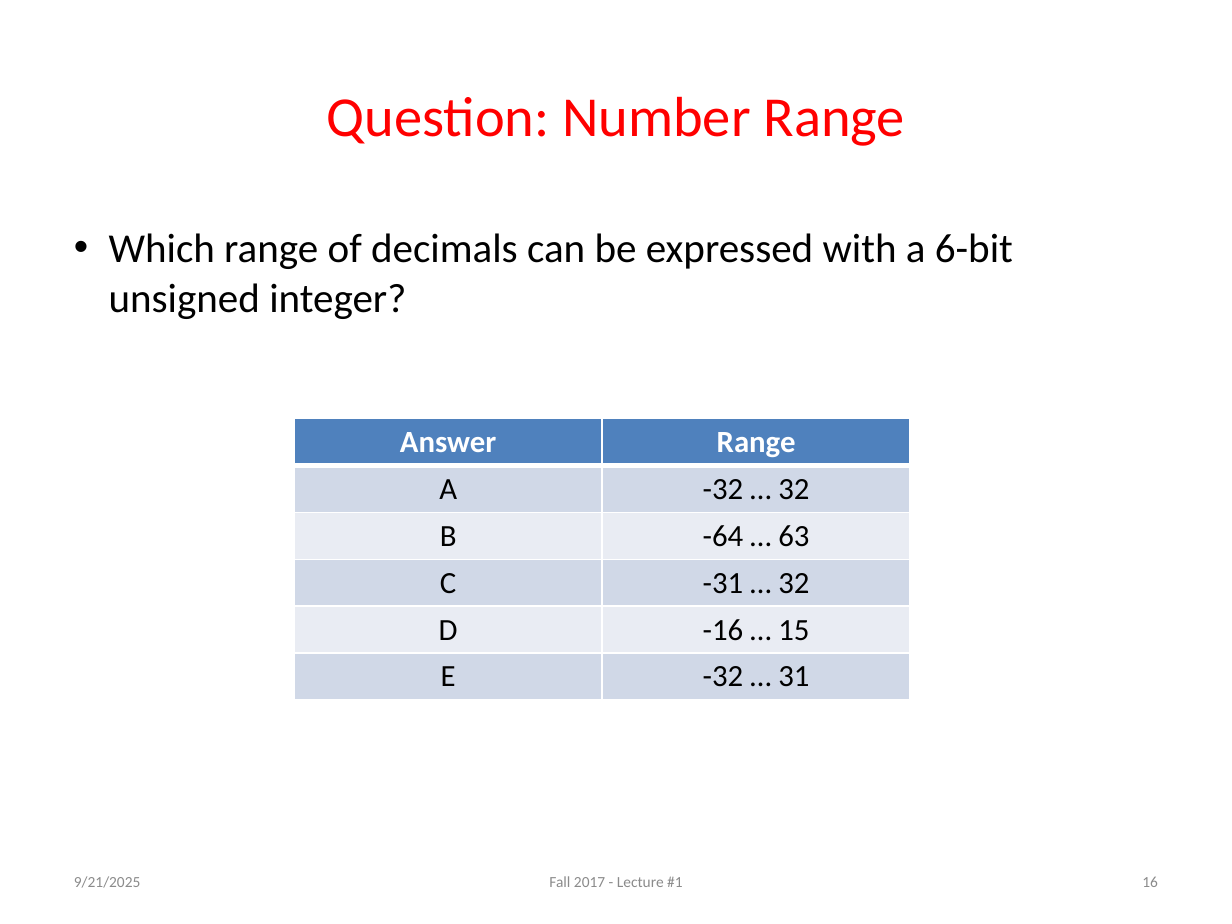
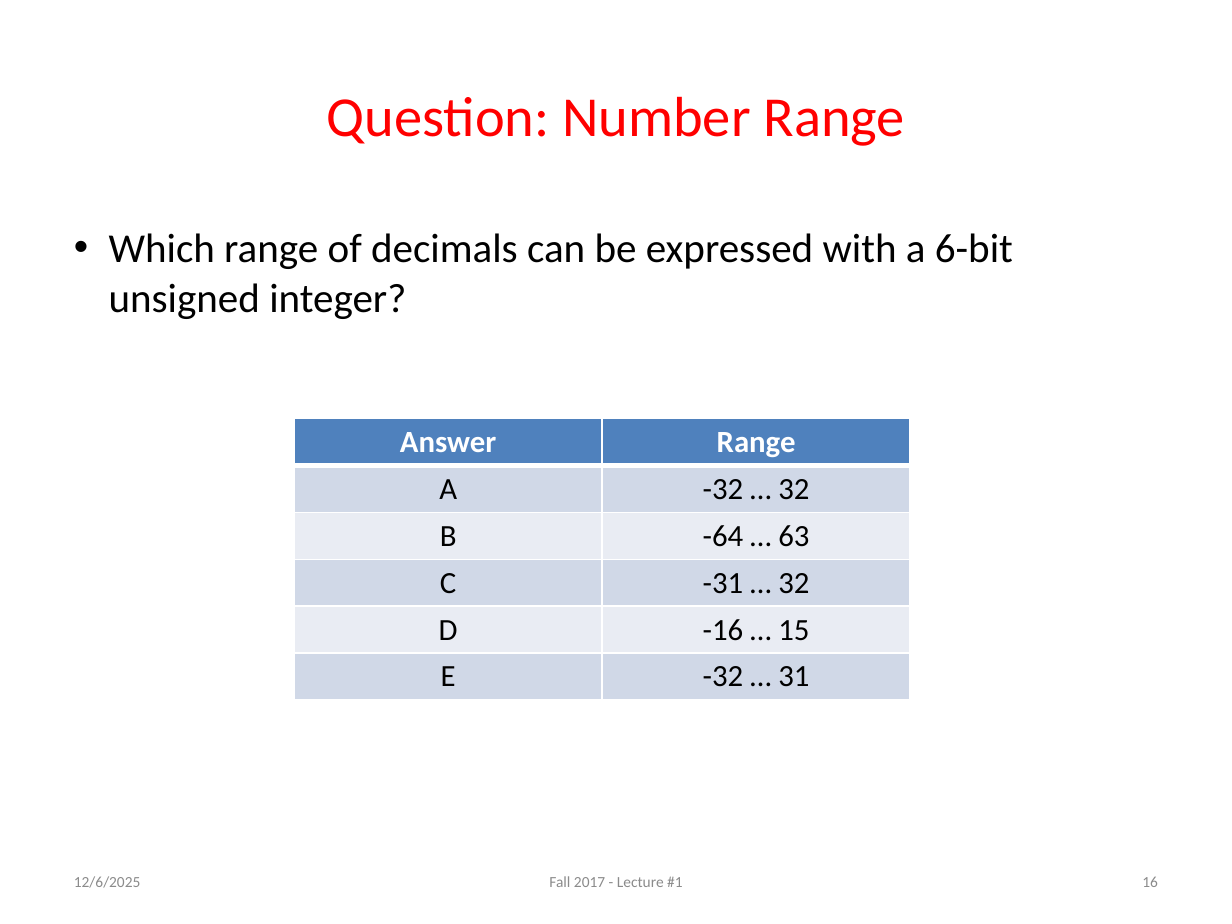
Before and after one commit to guhofstra/CSC111Fa25, a slide deck: slide 16 of PPTs/L1 Data Representation Exercises ANS.pptx. Drawn at 1232x924 pixels with LibreOffice and Linux fonts; fonts in the diff are those of the drawing. Boxes give left, top, right and bottom in pixels: in the first picture for what was removed or moved away, otherwise in the second. Text is boxed around its words. In the diff, an @@ line names an element or a change of style, - is before the commit and + after.

```diff
--- a/PPTs/L1 Data Representation Exercises ANS.pptx
+++ b/PPTs/L1 Data Representation Exercises ANS.pptx
@@ text at [74,876,140,888]: text changed @@
-9/21/2025
+12/6/2025
```
Also in this commit, not shown: 4 other slides changed, 9 other files.
